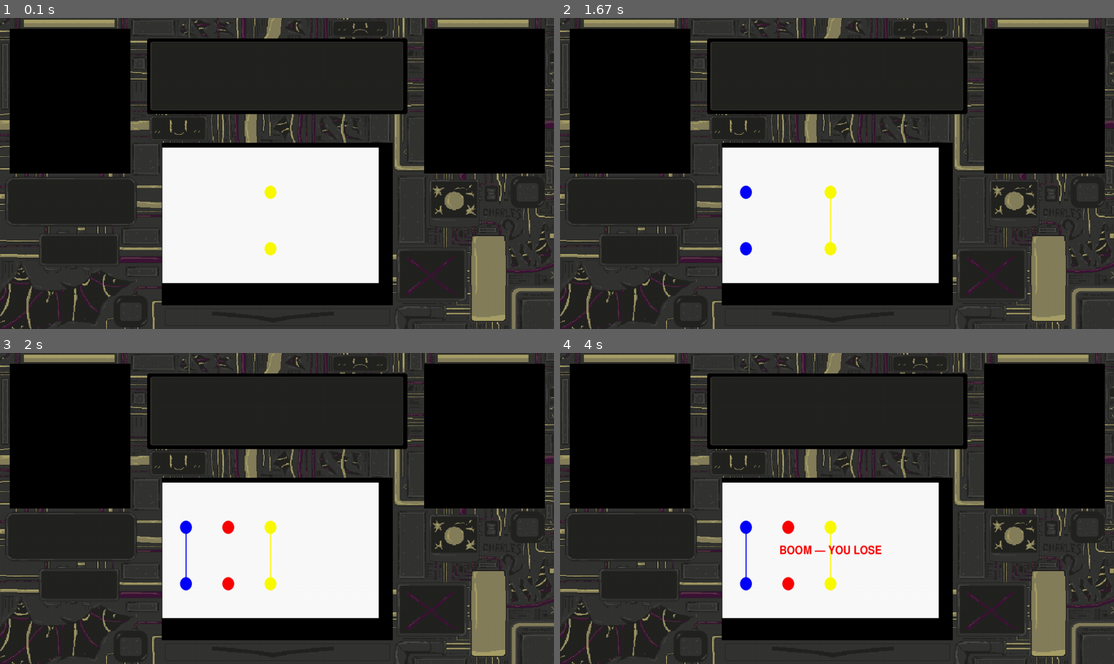
Above: before the commit, frames 1-4 (two rows, left to right).
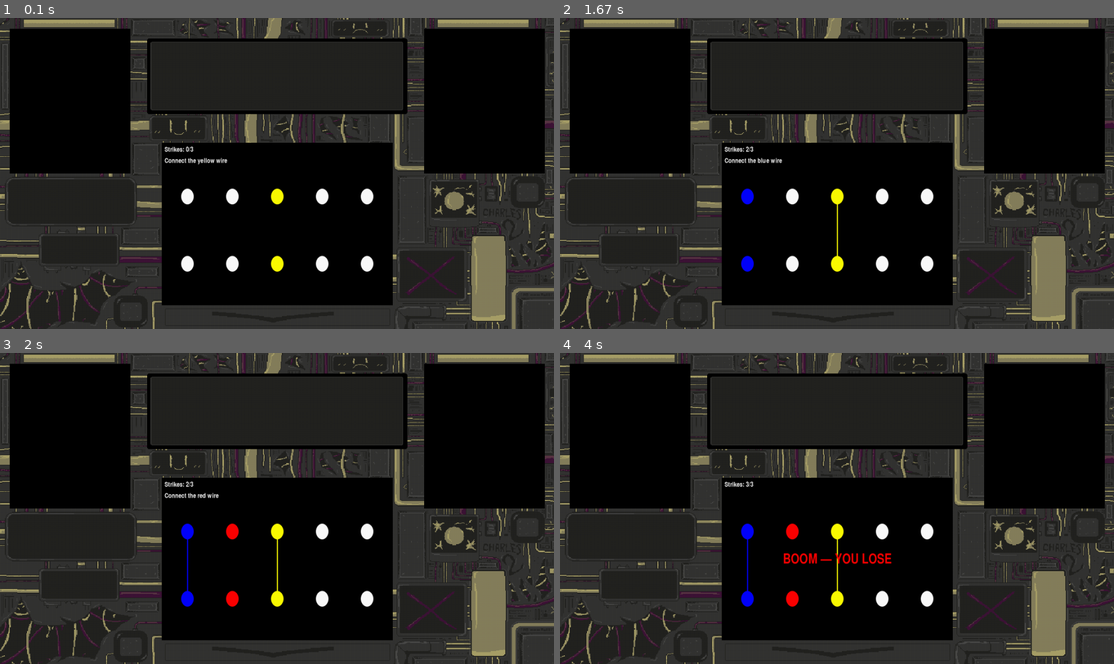
Above: after the commit, the same moments.

Repository: charles-kahlenberg/Bomb-defusal
Game: pygame game, started from Wires GUI.py
Two runs of this game, one before a commit and one after it. Both use one fixed random seed, a clock stepped at 60 frames per second and the inputs below.
Inputs:
- Up to frame 1 (0.1 s): no input
- Up to frame 2 (1.67 s): tap 1 at 0.33 s; tap 5 at 0.67 s; tap 3 at 1.5 s
- Up to frame 3 (2 s): tap 1 at 1.83 s
- Up to frame 4 (4 s): tap 5 at 3.67 s

The runs differ from the first frame. In frame 1, 17% of the frame differs, in the area x 29-69%, y 41-86%; in frame 2, 17%; in frame 3, 17%; in frame 4, 17%.

Commit message:
Update Wires GUI.py

Diff:
--- a/Wires GUI.py
+++ b/Wires GUI.py
@@ -30,9 +30,9 @@
 import sys
 
 MINIGAME_WINDOW_X = 300
-MINIGAME_WINDOW_Y = 240
-MINIGAME_WINDOW_W = 400
-MINIGAME_WINDOW_H = 251
+MINIGAME_WINDOW_Y = 232
+MINIGAME_WINDOW_W = 425
+MINIGAME_WINDOW_H = 299
 
 try:
     from bomb_configs import RPi, component_wires
@@ -477,7 +477,7 @@
                     game_over = True
                     won = False
 
-        screen.fill(colors["white"])
+        screen.fill(colors["black"])
 
         # Top row input circles
         for circle_name, wire in [
